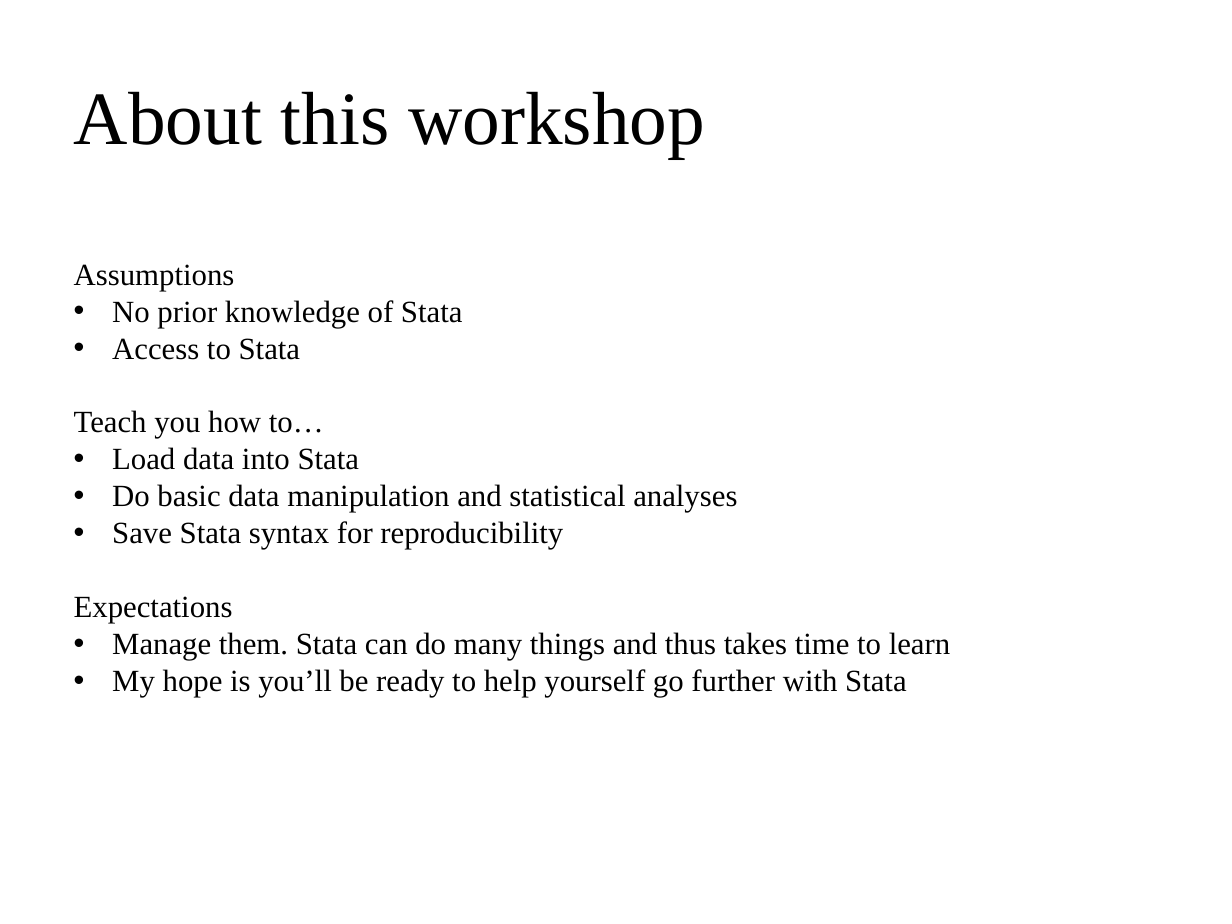
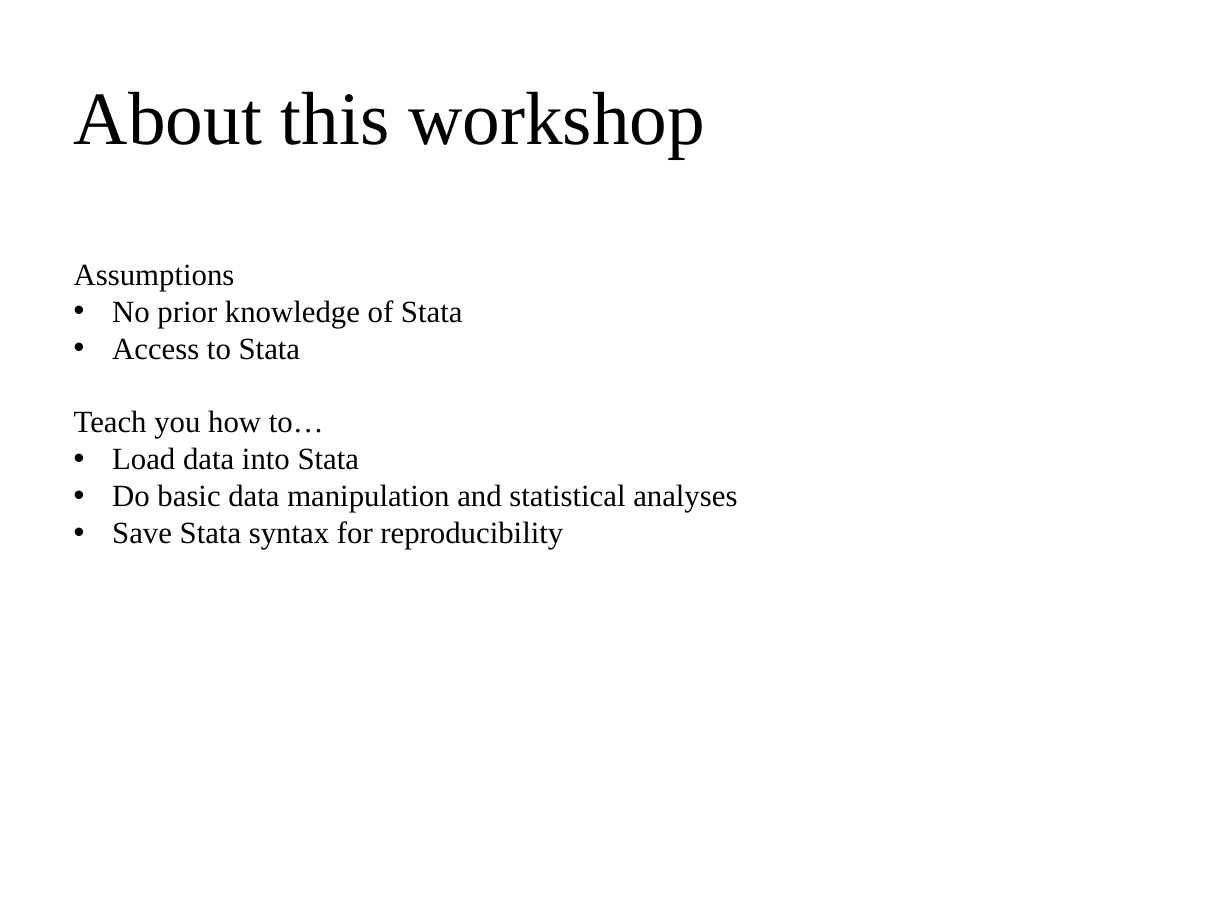
Before and after one commit to clayford/IntroStata, a slide deck: slide 2 of IntroToStata.pptx. Drawn at 1232x924 pixels with LibreOffice and Linux fonts; fonts in the diff are those of the drawing; background and template pictures are left out. Boxes give left, top, right and bottom in pixels: in the first picture for what was removed or moved away, otherwise in the second. Text is boxed around its words. In the diff, an @@ line names an element or a change of style, - is before the commit and + after.

```diff
--- a/IntroToStata.pptx
+++ b/IntroToStata.pptx
@@ text at (x1=74, y1=596, x2=950, y2=697): paragraphs removed @@
-Expectations
-• Manage them. Stata can do many things and thus takes time to learn
-• My hope is you’ll be ready to help yourself go further with Stata
```
Also in this commit, not shown: 5 other slides changed, 1 other file.
